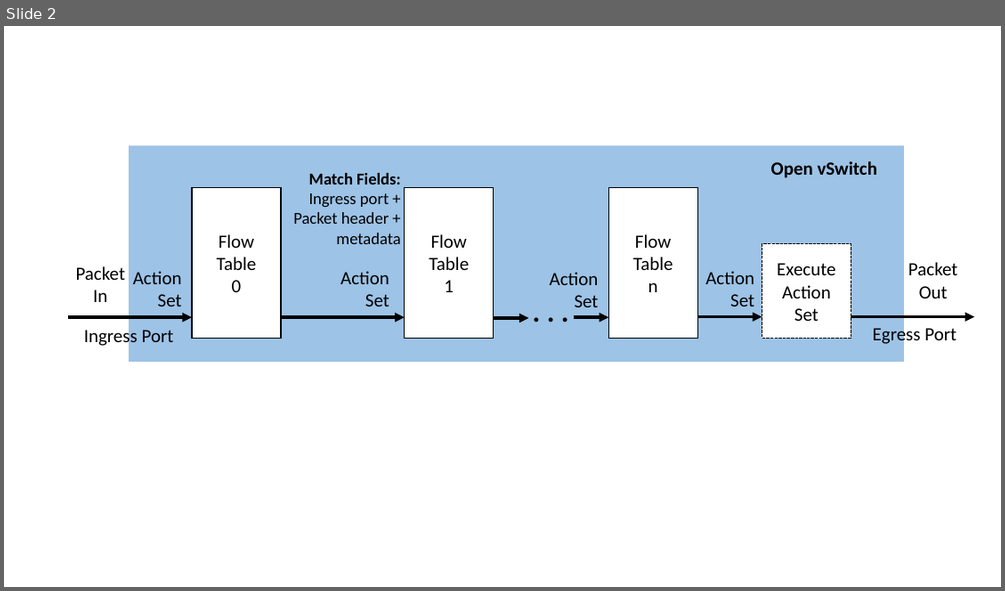
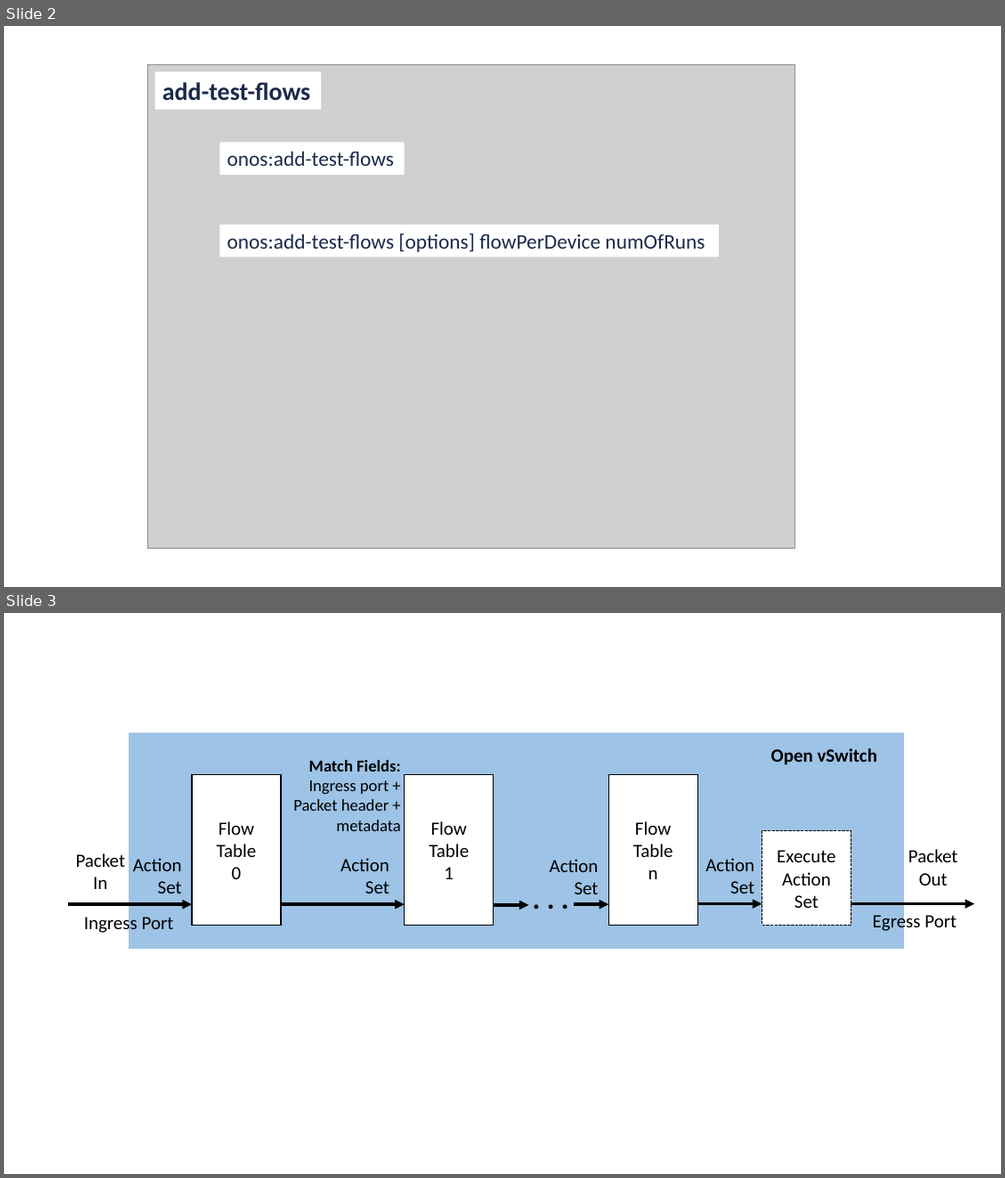
Before and after one commit to harshal-vaze/Software-Defined-Networking-with-ONOS, a slide deck: Content/Diagrams.pptx. Shown one above the other, each under a label of ours: slide 2 before the commit, slides 2 and 3 after it. The pictures are 1005x591 and 1005x1178 pixels, drawn with LibreOffice and Linux fonts; fonts in the diff are those of the drawing; grey boxes stand for pictures. Boxes give left, top, right and bottom in pixels: in the first picture for what was removed or moved away, otherwise in the second. Text is boxed around its words. In the diff, an @@ line names an element or a change of style, - is before the commit and + after.

```diff
--- a/Content/Diagrams.pptx
+++ b/Content/Diagrams.pptx
@@ slide 2 added at box(4, 26, 1001, 587), background #FFFFFF @@
@@ picture added at box(148, 65, 795, 548) @@
@@ rectangle added at box(155, 71, 321, 109), fill #FFFFFF, 24 pt, text #1A294B, bold @@
+add-test-flows
@@ rectangle added at box(219, 142, 404, 175), fill #FFFFFF, 20 pt, text #1A294B @@
+onos:add-test-flows
@@ rectangle added at box(219, 224, 718, 257), fill #FFFFFF, 20 pt, text #1A294B @@
+onos:add-test-flows [options] flowPerDevice numOfRuns
@@ what was slide 2 is now slide 3 @@
```
Also in this commit, not shown: 3 other files.
